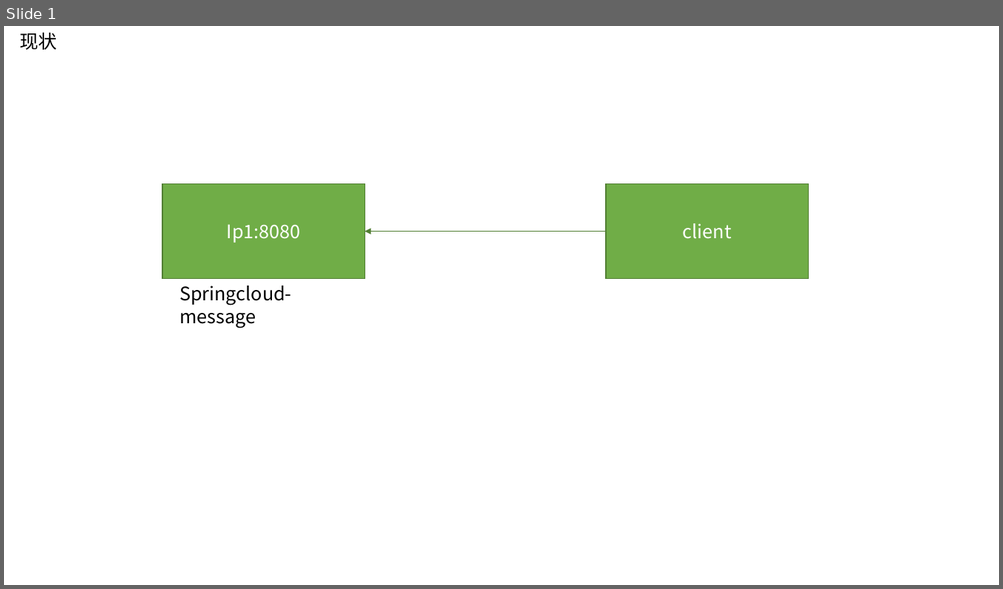
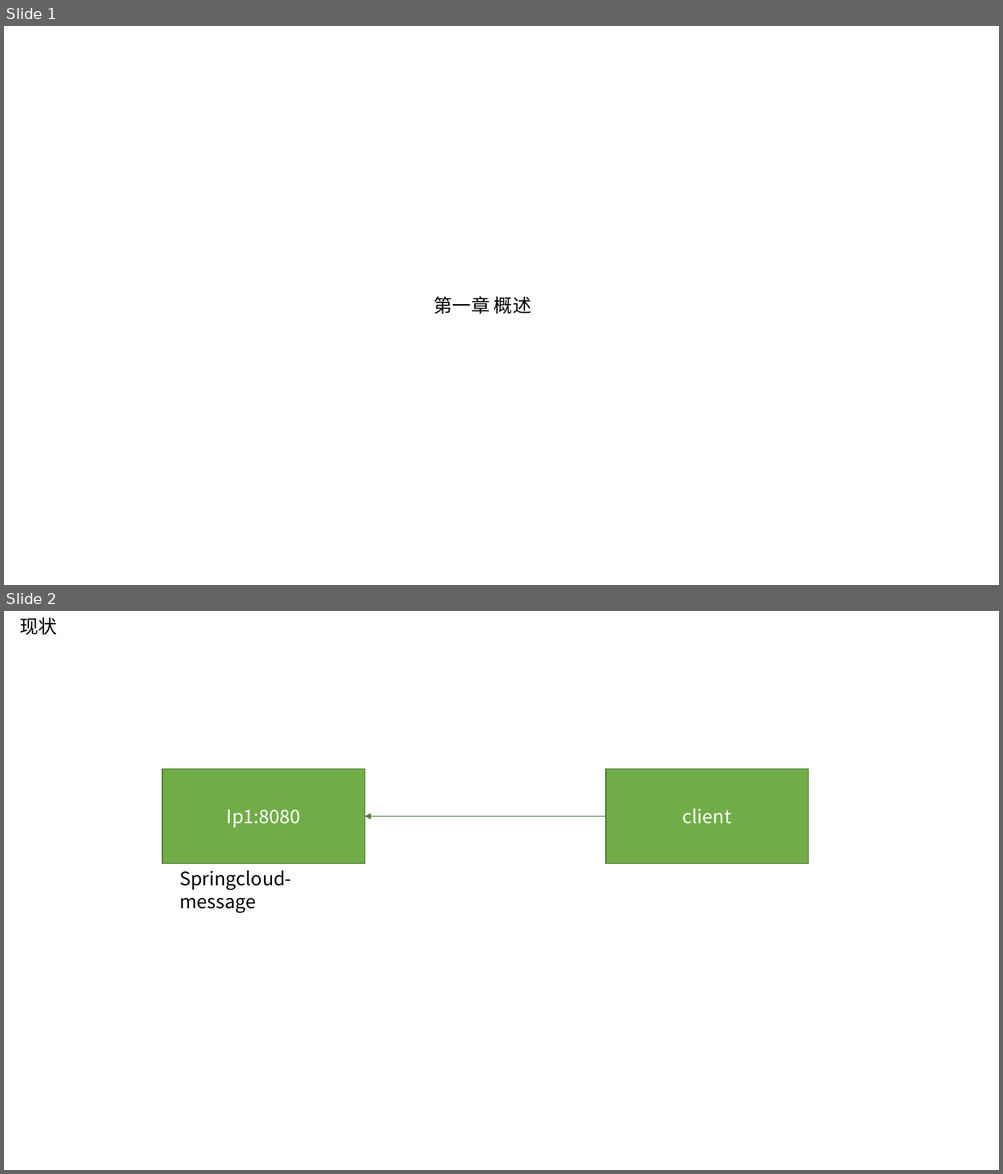
Before and after one commit to kwang2003/springcloud-study-ch06, a slide deck: docs/SpringCloud学习.pptx. Shown one above the other, each under a label of ours: slide 1 before the commit, slides 1 and 2 after it. The pictures are 1003x589 and 1003x1174 pixels, drawn with LibreOffice and Linux fonts; fonts in the diff are those of the drawing. Boxes give left, top, right and bottom in pixels: in the first picture for what was removed or moved away, otherwise in the second. Text is boxed around its words. In the diff, an @@ line names an element or a change of style, - is before the commit and + after.

```diff
--- a/docs/SpringCloud学习.pptx
+++ b/docs/SpringCloud学习.pptx
@@ slide 1 added at [4,26,999,585], background #FFFFFF @@
@@ text added at [434,296,531,314], 18 pt, text #000000 @@
+第一章 概述
@@ what was slide 1 is now slide 2 @@
```
Also in this commit, not shown: 5 other slides added, 4 other files.
